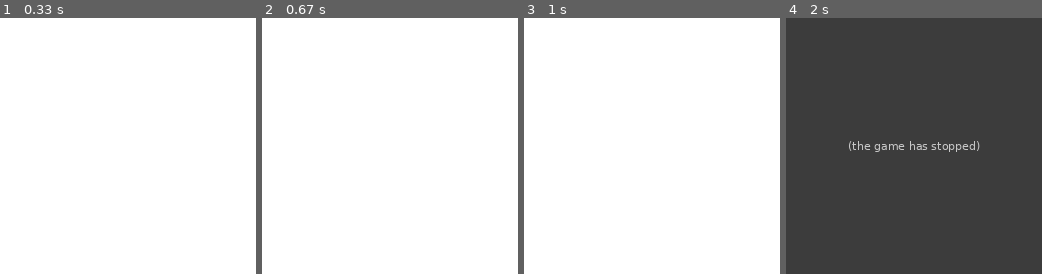
Above: before the commit, frames 1-4 (left to right).
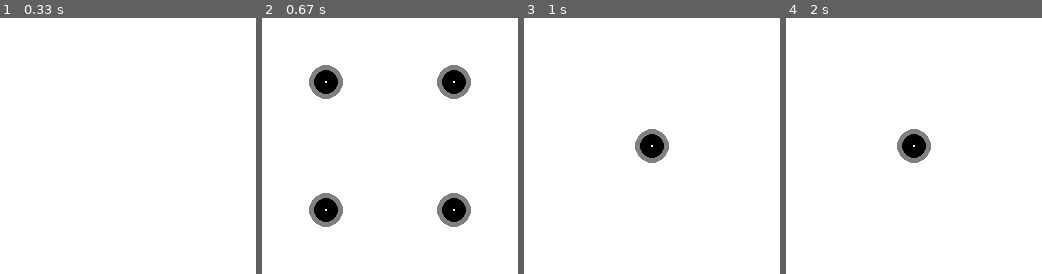
Above: after the commit, the same moments.

Repository: rebelclause/python_legs
Game: pygame game, started from pygame/roll_the_dice.py
Two runs of this game, one before a commit and one after it. Both use one fixed random seed, a clock stepped at 60 frames per second and the inputs below.
Inputs:
- Up to frame 1 (0.33 s): no input
- Up to frame 2 (0.67 s): tap Enter at 0.33 s
- Up to frame 3 (1 s): tap Space at 0.67 s
- Up to frame 4 (2 s): tap Space at 1.13, 1.63 s

Frame 1 is identical in both runs. In frame 2, 5.4% of the frame differs, in the area x 18-82%, y 18-82%; in frame 3, 1.3%; in frame 4, 100%, in the area x 0-100%, y 0-100%.
Before the commit the program exited at 1.92 s; later frames show no game.

Commit message:
Update applied.

Diff:
--- a/pygame/roll_the_dice.py
+++ b/pygame/roll_the_dice.py
@@ -8,8 +8,12 @@
 '''
 
 players = {'you': {'rolltotal': None, 'otherstuff': None }, 'me': {'rolltotal': None, 'otherstuff': None}}
+
+
+
 size = width, height = 256, 256
 white = 255, 255, 255
+grey = 128, 129, 127
 black = 0, 0, 0
 
 import pygame
@@ -30,6 +34,22 @@
     from random import choice
     select = [1, 2, 3, 4, 5, 6]
     select = choice(select)
+    # sets the properties of the circle
+    pos = {'1': [(128, 128)],
+           '2': [(64, 64), (192, 192)],
+           '3': [(51, 51), (128, 128), (205, 205)],
+           '4': [(64, 64), (64, 192), (192, 64), (192, 192)],
+           '5': [(51, 51), (51, 205), (128, 128), (205, 205), (205, 51)],
+           '6': [(64, 64), (64, 128), (64, 192), (192, 64), (192, 128), (192, 192)],
+           'radius': 12,
+           'width': 11}
+    DISPLAYSURF.fill(white)
+    for x in range(select):
+        # draws the circle
+        val = str(select)
+        pygame.draw.circle(DISPLAYSURF, grey, pos[val][x-1], pos['radius'] + 5, pos['width'])
+        pygame.draw.circle(DISPLAYSURF, black, pos[val][x-1], pos['radius'], pos['width'])
+    pygame.display.update()
     return select
 
 def handle(event):
@@ -41,21 +61,21 @@
                 return
             else:
                 pass # start a timer and warn the player with a countdown when the roll will kick off
+
 def surfask():
     count = 1
     for player in players.keys():
         name = f"Player {count}'s name: {player}"
         print(name)
         rolls = 0
-        while rolls < 2:
+        while rolls < 100:
             for event in pygame.event.get():
                 if event.type == QUIT or (event.type == KEYDOWN and (event.key == K_ESCAPE or event.key == K_q)):
                     pygame.quit()
                 if event.type == KEYDOWN:
                     print('warming dice -- ready to throw')
                     handle(event)
-                    DISPLAYSURF.fill(white)
-                    pygame.display.update()
+
                     chance = rolldice()
                     rolltotal = players[player]['rolltotal']
                     if rolltotal == None:
